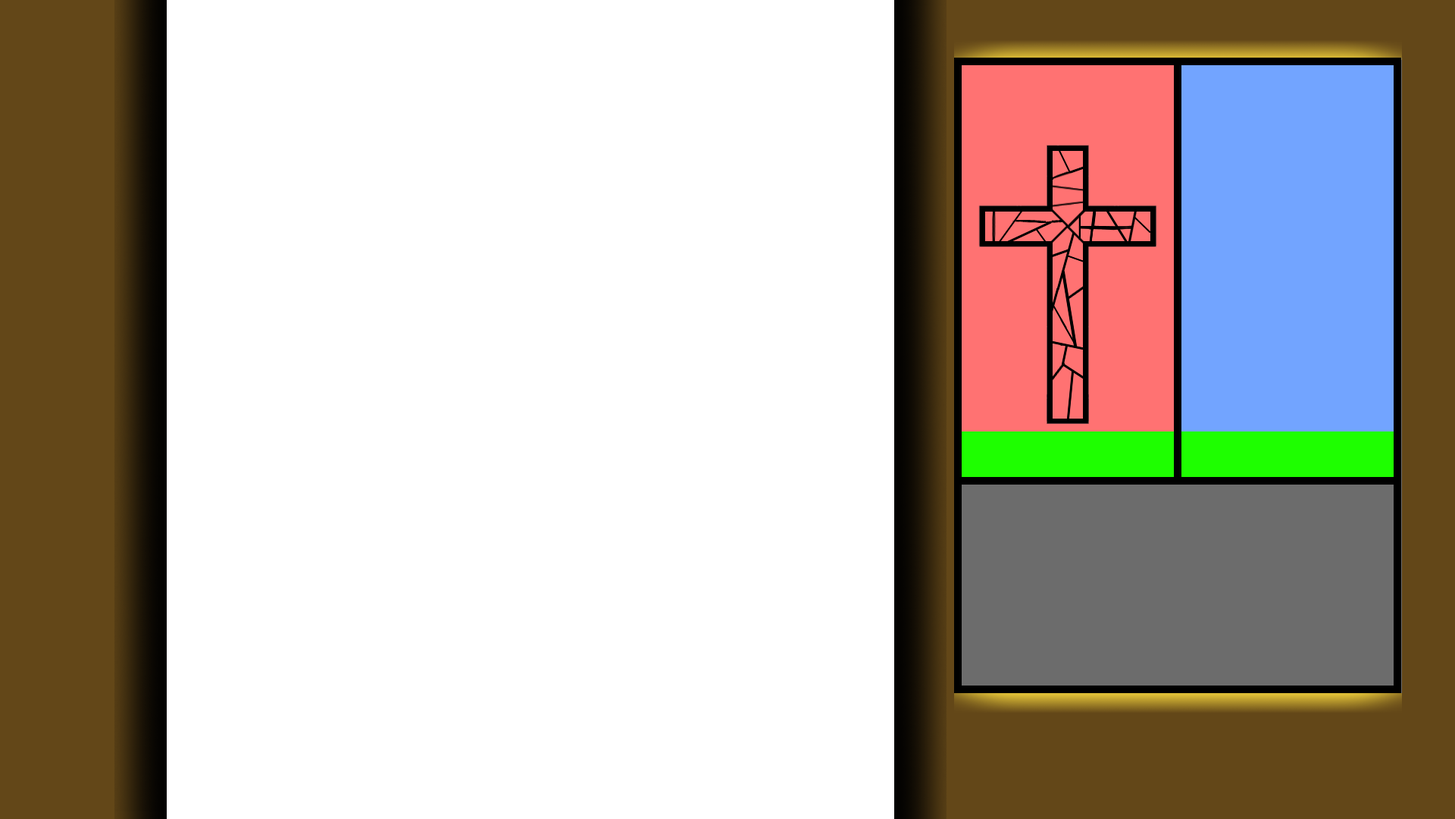
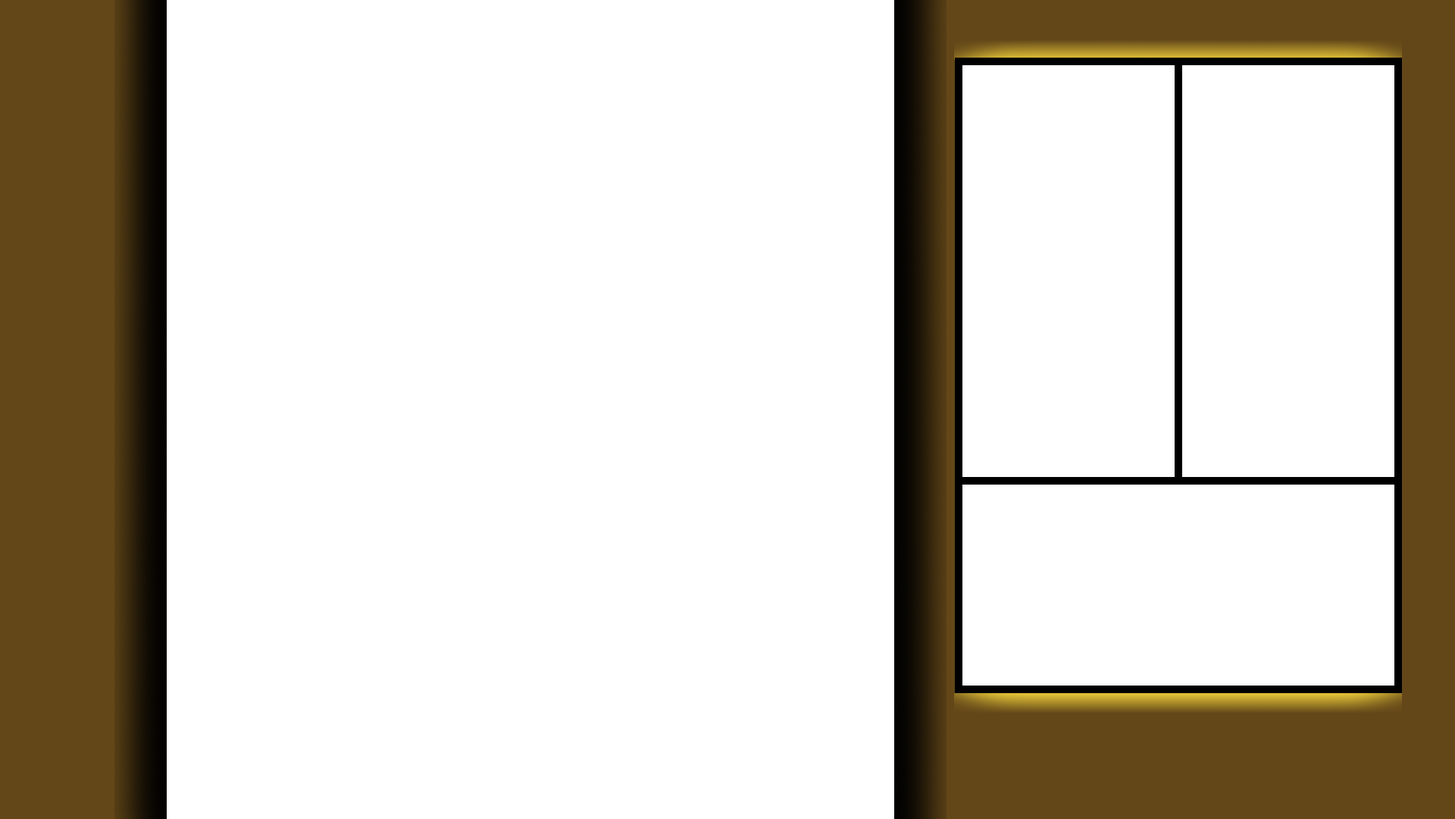
Two versions of the same layered image (1455x819). Layer-by-layer changes:
added layer "Layer" above "power_window.png #2" over box(961, 57, 1403, 693)
hid "power_window.png #2" over box(954, 57, 1395, 693)
hid "Pasted Layer #4" over box(954, 57, 1395, 693)
hid "score", painted on it over box(954, 57, 1403, 693)
painted on "Background" over box(954, 57, 1403, 693)
